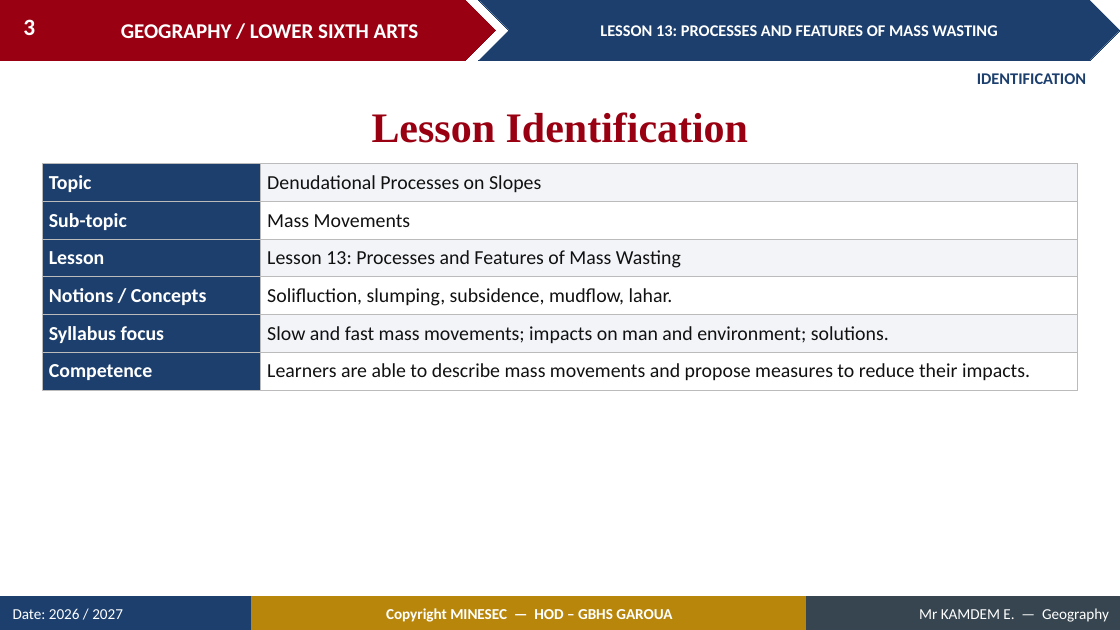
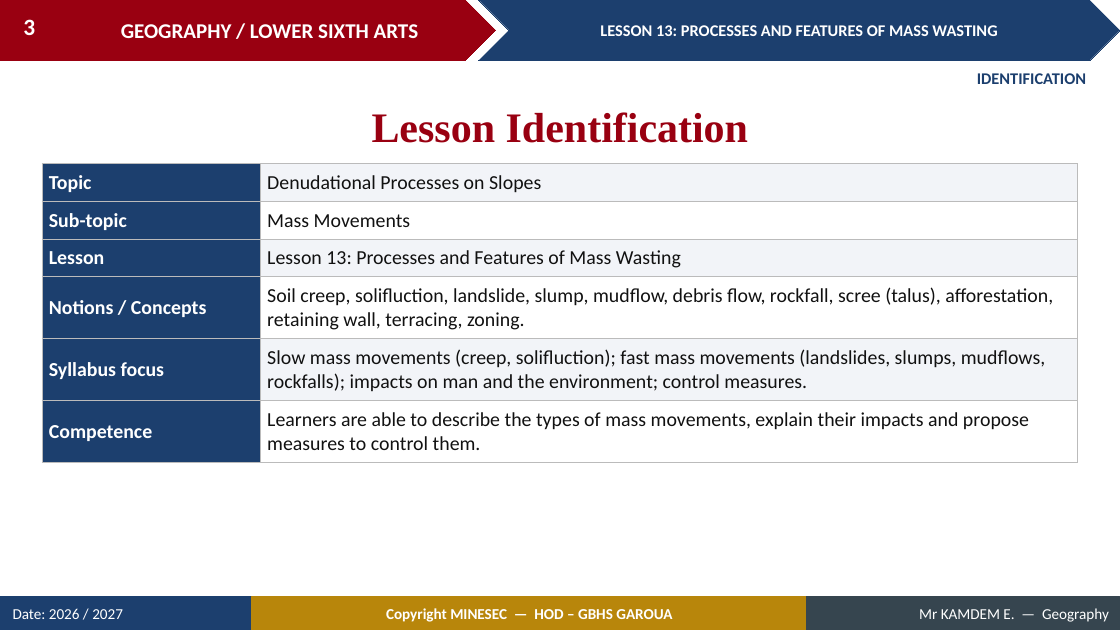
Before and after one commit to Berthautk/linea-github, a slide deck: slide 3 of lecons/LSA/Geomorphology/15_LSA_GEOMO_L13_Processes_and_Features_of_Mass_Wasting.pptx. Drawn at 1120x630 pixels with LibreOffice and Linux fonts; fonts in the diff are those of the drawing. Boxes give left, top, right and bottom in pixels: in the first picture for what was removed or moved away, otherwise in the second. Text is boxed around its words. In the diff, an @@ line names an element or a change of style, - is before the commit and + after.

```diff
--- a/lecons/LSA/Geomorphology/15_LSA_GEOMO_L13_Processes_and_Features_of_Mass_Wasting.pptx
+++ b/lecons/LSA/Geomorphology/15_LSA_GEOMO_L13_Processes_and_Features_of_Mass_Wasting.pptx
@@ table at [42, 164, 1078, 454] @@
-row 4, column 2: Solifluction, slumping, subsidence, mudflow, lahar.
+row 4, column 2: Soil creep, solifluction, landslide, slump, mudflow, debris flow, rockfall, scree (talus), afforestation, retaining wall, terracing, zoning.
-row 5, column 2: Slow and fast mass movements; impacts on man and environment; solutions.
+row 5, column 2: Slow mass movements (creep, solifluction); fast mass movements (landslides, slumps, mudflows, rockfalls); impacts on man and the environment; control measures.
-row 6, column 2: Learners are able to describe mass movements and propose measures to reduce their impacts.
+row 6, column 2: Learners are able to describe the types of mass movements, explain their impacts and propose measures to control them.
```
Also in this commit, not shown: 36 other slides changed, 20 slides added, 10 slides removed, 52 other files.
